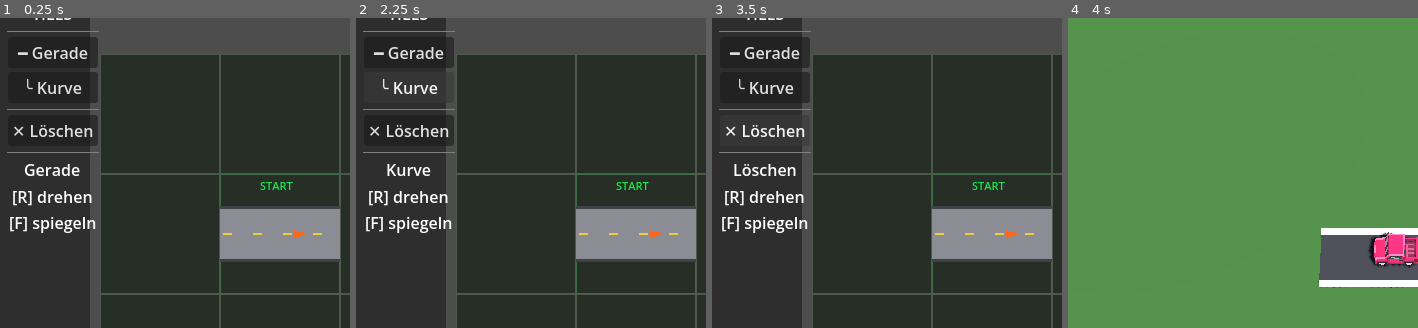
Above: before the commit, frames 1-4 (left to right).
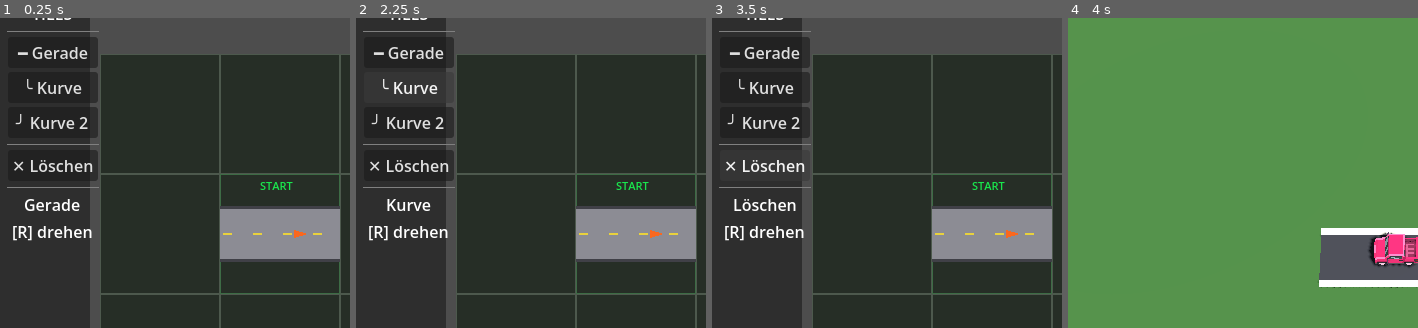
Above: after the commit, the same moments.

Repository: CivoAA/race-game
Game: Godot game, scene res://main.tscn
The game is run twice, just before and just after one commit, with the same random seed, the same clock (stepped at 60 frames per second) and the same inputs.
Inputs (mouse positions are % of the whole screen's width and height, from its top left):
- Up to frame 1 (0.25 s): no input
- Up to frame 2 (2.25 s): click (8, 21) at 0.5 s, where only the run after the commit has a clickable "╯ Kurve 2"; click "━ Gerade" at 1.25 s; click "╰ Kurve" at 2 s
- Up to frame 3 (3.5 s): click "✕ Löschen" at 2.75 s
- Up to frame 4 (4 s): click "▶ Fahren!" at 3.5 s
The pictures show only the part of the screen within x 0-50%, y 4-54%; the shares and areas given below are measured in that part.

The runs differ from the first frame. In frame 1, 3.4% of the frame differs, in the area x 2-29%, y 28-72%; in frame 2, 3.3%; in frame 3, 3.2%; in frame 4, nothing differs.

Commit message:
added second curve

Diff:
--- a/main.tscn
+++ b/main.tscn
@@ -39,6 +39,10 @@
 layout_mode = 2
 text = "╰ Kurve"
 
+[node name="BtnCurveAlt" type="Button" parent="TileSelector/Panel/VBox" unique_id=1090275535]
+layout_mode = 2
+text = "╯ Kurve 2"
+
 [node name="Separator1" type="HSeparator" parent="TileSelector/Panel/VBox" unique_id=133667599]
 layout_mode = 2
 
@@ -56,8 +60,7 @@
 
 [node name="LabelHint" type="Label" parent="TileSelector/Panel/VBox" unique_id=2034533664]
 layout_mode = 2
-text = "[R] drehen
-[F] spiegeln"
+text = "[R] drehen"
 horizontal_alignment = 1
 autowrap_mode = 3
 
--- /dev/null
+++ b/scenes/tiles2d/Curve2D_alt.tscn
@@ -0,0 +1,4 @@
+[gd_scene load_steps=2 format=3 uid="uid://curve2d_alt"]
+[ext_resource type="Script" path="res://scripts/tiles2d/Curve2D_alt.gd" id="1"]
+[node name="Curve2D_alt" type="Node2D"]
+script = ExtResource("1")
--- a/scripts/CarController.gd
+++ b/scripts/CarController.gd
@@ -66,18 +66,12 @@
 	if typeof(data) != TYPE_DICTIONARY:
 		return {}
 
-	# Basis bei rot=0: Gerade=W+E, Kurve=N+E
 	var bn: bool; var be: bool; var bs: bool; var bw: bool
 	if data["type"] == "straight":
 		bn = false; be = true; bs = false; bw = true
-	else:
-		# Geometrisch berechnet aus Curve3D (cx,cz,Bogenwinkel):
-		# Geometrisch verifiziert (kombiniert aus beiden Scripts):
-		# rot=0:   N+W offen  (cx=-half,cz=-half, 0°→90°)
-		# rot=90:  N+E offen  (cx=+half,cz=-half, 90°→180°)
-		# rot=180: S+E offen  (cx=+half,cz=+half, 180°→270°)
-		# rot=270: S+W offen  (cx=-half,cz=+half, 270°→360°)
-		# rot=0:   S+E  rot=90: W+S  rot=180: N+W  rot=270: N+E
+	elif data["type"] == "curve" or data["type"] == "curve_alt":
+		# curve und curve_alt haben dieselben Öffnungen – nur Wegpunkte unterscheiden sich
+		# rot=0: S+E  rot=90: W+S  rot=180: N+W  rot=270: N+E
 		match data["rotation"]:
 			0:   bn = false; be = true;  bs = true;  bw = false
 			90:  bn = false; be = false; bs = true;  bw = true
@@ -85,6 +79,8 @@
 			270: bn = true;  be = true;  bs = false; bw = false
 			_:   bn = false; be = true;  bs = true;  bw = false
 		return {"N": bn, "E": be, "S": bs, "W": bw}
+	else:
+		return {}
 
 	# Rotation im Uhrzeigersinn: 90° CW dreht N→E, E→S, S→W, W→N
 	# Also: neues_N = altes_W, neues_E = altes_N, neues_S = altes_E, neues_W = altes_S
@@ -242,8 +238,7 @@
 		wps.append(center)
 		wps.append(center + _dir_to_vec(exit_dir) * half)
 
-	elif type == "curve":
-		# Alle 4 Fälle geometrisch verifiziert:
+	elif type == "curve" or type == "curve_alt":
 		var cx: float; var cz: float
 		var a_from: float; var a_to: float
 		match rot:
@@ -258,6 +253,10 @@
 			_:
 				cx =  half; cz =  half; a_from = PI;        a_to = PI * 1.5
 
+		# curve_alt: Auto fährt andersherum durch den Bogen
+		if type == "curve_alt":
+			var tmp = a_from; a_from = a_to; a_to = tmp
+
 		var steps = 10
 		for i in range(steps + 1):
 			var t     = float(i) / float(steps)
--- a/scripts/Main.gd
+++ b/scripts/Main.gd
@@ -3,8 +3,9 @@
 const GRID_SIZE = 4
 const TILE_SIZE = 120
 
-const SCENE_STRAIGHT = "res://scenes/tiles2d/Straight2D.tscn"
-const SCENE_CURVE    = "res://scenes/tiles2d/Curve2D.tscn"
+const SCENE_STRAIGHT   = "res://scenes/tiles2d/Straight2D.tscn"
+const SCENE_CURVE      = "res://scenes/tiles2d/Curve2D.tscn"
+const SCENE_CURVE_ALT  = "res://scenes/tiles2d/Curve2D_alt.tscn"
 
 var selected_type: String = "straight"
 var last_placed_row: int = -1
@@ -57,7 +58,11 @@
 # ── Tile spawnen ───────────────────────────────────────────────────────────────
 
 func _spawn_tile(row: int, col: int, data: Dictionary) -> void:
-	var scene_path = SCENE_STRAIGHT if data["type"] == "straight" else SCENE_CURVE
+	var scene_path: String
+	match data["type"]:
+		"straight":   scene_path = SCENE_STRAIGHT
+		"curve_alt":  scene_path = SCENE_CURVE_ALT
+		_:            scene_path = SCENE_CURVE
 	var scene = load(scene_path)
 	if scene == null:
 		push_error("Szene nicht gefunden: " + scene_path)
@@ -113,7 +118,6 @@
 	if event is InputEventKey and event.pressed:
 		match event.keycode:
 			KEY_R: _rotate_last(90)
-			KEY_F: _flip_last()
 
 
 func _place_tile(row: int, col: int) -> void:
@@ -151,19 +155,6 @@
 	# Einfach Node rotieren – kein Neuzeichnen nötig!
 	data["node"].rotation_degrees = data["rotation"]
 
-
-func _flip_last() -> void:
-	if last_placed_row < 0:
-		return
-	var data = grid[last_placed_row][last_placed_col]
-	if data == null:
-		return
-	# F = Pfeil/Fahrtrichtung umkehren ohne die Form zu ändern
-	data["direction"] = -data.get("direction", 1)
-	var node = data["node"]
-	if "direction" in node:
-		node.direction = data["direction"]
-		node.queue_redraw()
 
 
 # ── Hilfsfunktionen ────────────────────────────────────────────────────────────
--- a/scripts/TileSelector.gd
+++ b/scripts/TileSelector.gd
@@ -6,15 +6,17 @@
 
 
 func _ready() -> void:
-	$Panel/VBox/BtnStraight.pressed.connect(func(): _select("straight"))
-	$Panel/VBox/BtnCurve.pressed.connect(func():    _select("curve"))
-	$Panel/VBox/BtnDelete.pressed.connect(func():   _select("delete"))
+	$Panel/VBox/BtnStraight.pressed.connect(func():  _select("straight"))
+	$Panel/VBox/BtnCurve.pressed.connect(func():     _select("curve"))
+	$Panel/VBox/BtnCurveAlt.pressed.connect(func():  _select("curve_alt"))
+	$Panel/VBox/BtnDelete.pressed.connect(func():    _select("delete"))
 	$Panel/VBox/BtnFahren.pressed.connect(main._on_fahren_pressed)
 
 
 func _select(type: String) -> void:
 	main.set_selected_type(type)
 	match type:
-		"straight": label_selected.text = "Gerade"
-		"curve":    label_selected.text = "Kurve"
-		"delete":   label_selected.text = "Löschen"
+		"straight":  label_selected.text = "Gerade"
+		"curve":     label_selected.text = "Kurve"
+		"curve_alt": label_selected.text = "Kurve 2"
+		"delete":    label_selected.text = "Löschen"
--- a/scripts/TrackGenerator3D.gd
+++ b/scripts/TrackGenerator3D.gd
@@ -18,6 +18,7 @@
 				continue
 
 			var scene_path = SCENE_STRAIGHT if d["type"] == "straight" else SCENE_CURVE
+			# curve_alt hat dieselbe 3D-Form wie curve
 			var scene = load(scene_path)
 			if scene == null:
 				push_error("3D-Tile-Szene nicht gefunden: " + scene_path)
--- /dev/null
+++ b/scripts/tiles2d/Curve2D_alt.gd
@@ -0,0 +1,64 @@
+extends Node2D
+## Kurve 2: gleicher Bogen wie Curve2D (SE-Ecke, S+E offen)
+## aber Pfeil zeigt E→S statt S→E (auto fährt andersherum)
+
+const TILE_SIZE  = 120.0
+const TRACK_W    = 50.0
+const ROAD_COL   = Color(0.25, 0.25, 0.28)
+const ASPH_COL   = Color(0.55, 0.55, 0.58)
+const LINE_COL   = Color(0.95, 0.85, 0.2, 0.9)
+const ARROW_COL  = Color(0.2, 0.6, 1.0, 0.95)  # blau – visuell unterscheidbar
+
+var direction: int = -1   # fest E→S
+
+func _ready() -> void:
+	queue_redraw()
+
+func _draw() -> void:
+	var half    = TILE_SIZE / 2.0
+	var radius  = half
+	var center  = Vector2(half, half)
+	var a_start = deg_to_rad(180)
+	var a_end   = deg_to_rad(270)
+
+	_draw_arc_band(center, radius, a_start, a_end, TRACK_W, ROAD_COL, 3.0)
+	_draw_arc_band(center, radius, a_start, a_end, TRACK_W, ASPH_COL, 0.0)
+
+	var steps = 12
+	for i in range(steps):
+		if i % 2 == 0:
+			var a0 = lerp(a_start, a_end, float(i) / steps)
+			var a1 = lerp(a_start, a_end, float(i + 1) / steps)
+			draw_line(
+				center + Vector2(cos(a0), sin(a0)) * radius,
+				center + Vector2(cos(a1), sin(a1)) * radius,
+				LINE_COL, 2.5
+			)
+
+	var a_mid     = (a_start + a_end) / 2.0
+	var arrow_pos = center + Vector2(cos(a_mid), sin(a_mid)) * radius
+	var tangent   = a_mid - PI / 2.0 * direction
+	_draw_arrow(arrow_pos, tangent)
+
+
+func _draw_arc_band(center: Vector2, radius: float, a_from: float, a_to: float,
+					width: float, color: Color, extra: float) -> void:
+	var steps = 24
+	var outer = radius + width / 2.0 + extra
+	var inner = radius - width / 2.0 - extra
+	var pts   = PackedVector2Array()
+	for i in range(steps + 1):
+		var a = lerp(a_from, a_to, float(i) / steps)
+		pts.append(center + Vector2(cos(a), sin(a)) * outer)
+	for i in range(steps + 1):
+		var a = lerp(a_from, a_to, float(steps - i) / steps)
+		pts.append(center + Vector2(cos(a), sin(a)) * inner)
+	draw_colored_polygon(pts, color)
+
+
+func _draw_arrow(pos: Vector2, angle: float) -> void:
+	var s     = 10.0
+	var tip   = pos + Vector2(cos(angle), sin(angle)) * s
+	var left  = pos + Vector2(cos(angle + 2.4), sin(angle + 2.4)) * s * 0.6
+	var right = pos + Vector2(cos(angle - 2.4), sin(angle - 2.4)) * s * 0.6
+	draw_colored_polygon(PackedVector2Array([tip, left, right]), ARROW_COL)
Binary file changed: assets/3D-models/eric_car/Car_eric_0.png
Not shown, changed: assets/3D-models/eric_car/Car_eric_0.png.import
Binary file changed: assets/3D-models/eric_car/Car_eric_3.png
Not shown, changed: assets/3D-models/eric_car/Car_eric_3.png.import
Not shown, added: scripts/tiles2d/Curve2D_alt.gd.uid
